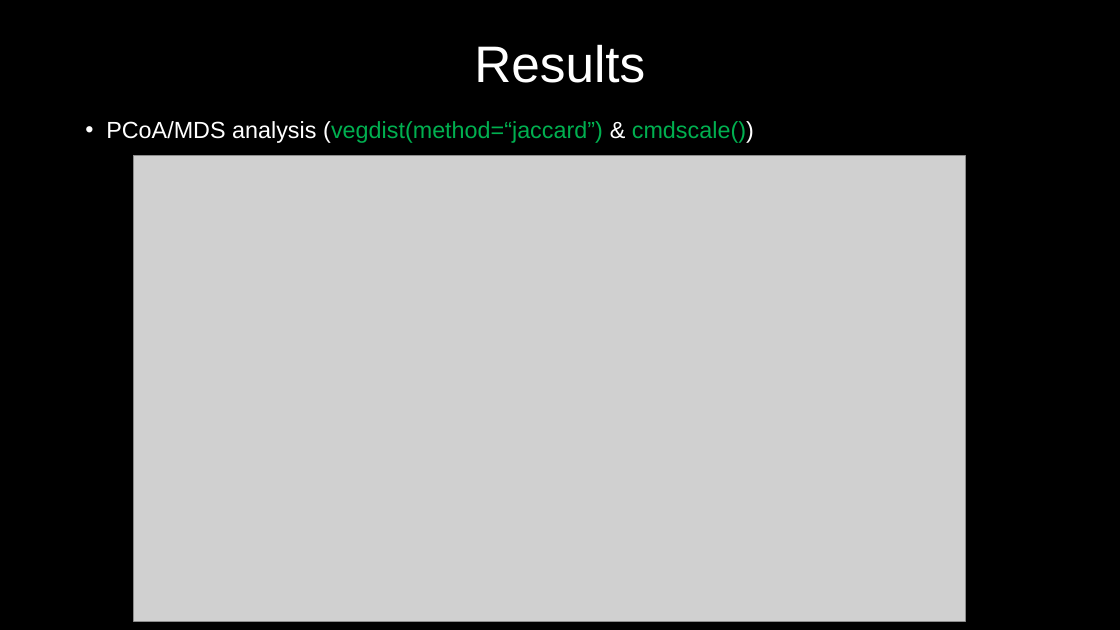
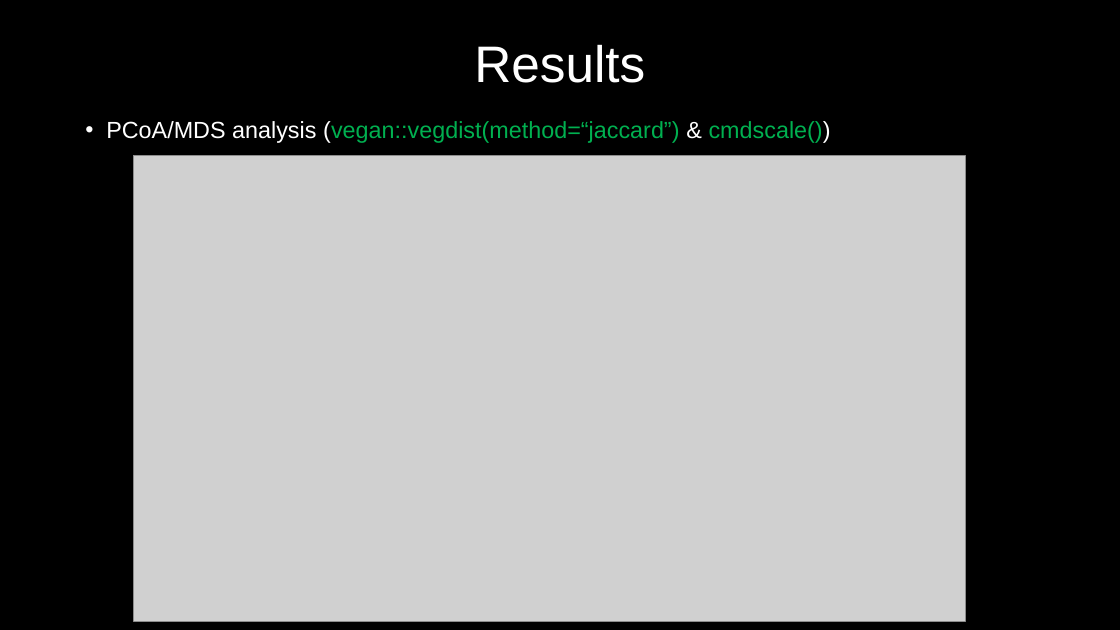
Before and after one commit to MyGitUse/MBIO7160, a slide deck: slide 24 of FinalProject/191128_Presentation_NM.pptx. Drawn at 1120x630 pixels with LibreOffice and Linux fonts; fonts in the diff are those of the drawing; grey boxes stand for pictures. Boxes give left, top, right and bottom in pixels: in the first picture for what was removed or moved away, otherwise in the second. Text is boxed around its words. In the diff, an @@ line names an element or a change of style, - is before the commit and + after.

Commit message:
update

```diff
--- a/FinalProject/191128_Presentation_NM.pptx
+++ b/FinalProject/191128_Presentation_NM.pptx
@@ text at (106,121,831,143): text changed @@
-• PCoA/MDS analysis (vegdist(method=“jaccard”) & cmdscale())
+• PCoA/MDS analysis (vegan::vegdist(method=“jaccard”) & cmdscale())
```
